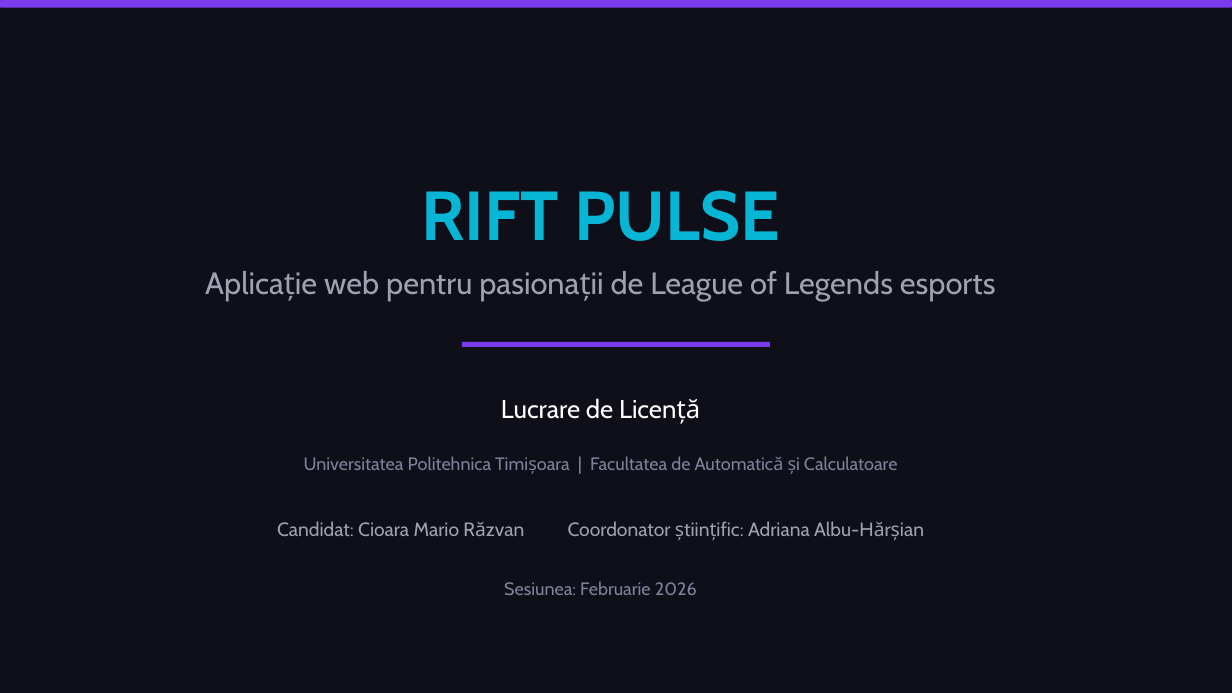
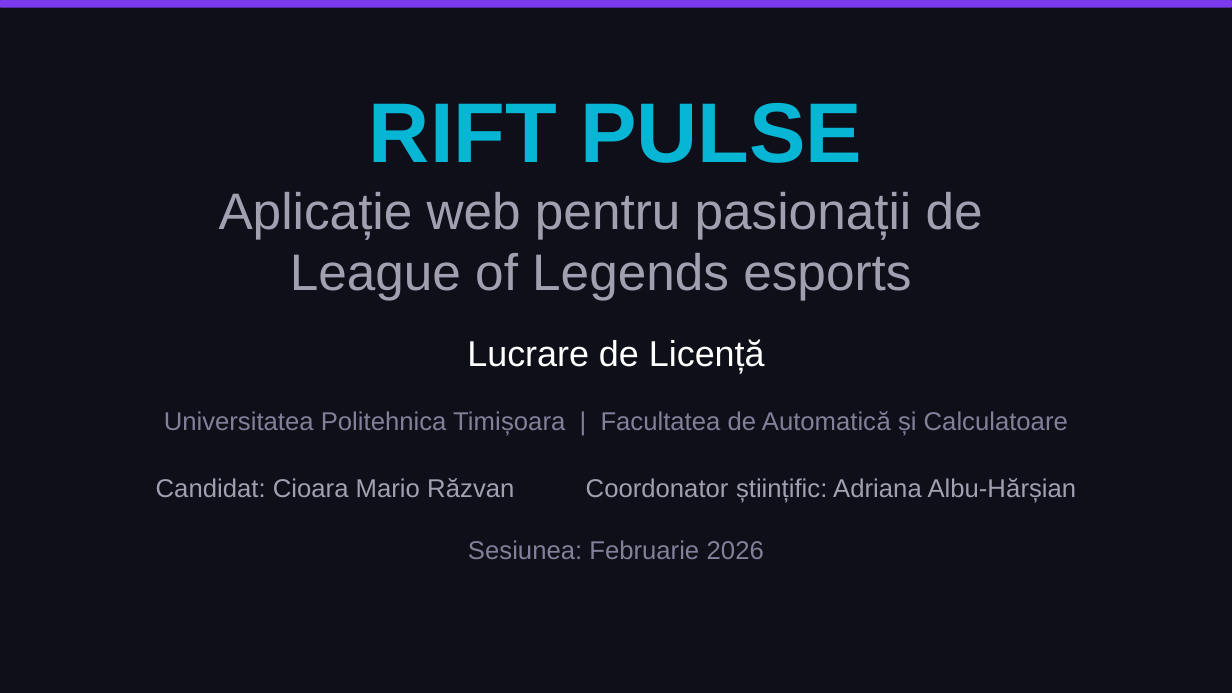
Before and after one commit to MarioCioara/licenta, a slide deck: slide 1 of Cioara_Mario_Prezentare_AIA_Licenta.pptx. Drawn at 1232x693 pixels with LibreOffice and Linux fonts; fonts in the diff are those of the drawing. Boxes give left, top, right and bottom in pixels: in the first picture for what was removed or moved away, otherwise in the second. Text is boxed around its words. In the diff, an @@ line names an element or a change of style, - is before the commit and + after.

```diff
--- a/Cioara_Mario_Prezentare_AIA_Licenta.pptx
+++ b/Cioara_Mario_Prezentare_AIA_Licenta.pptx
@@ text "RIFT PULSE": place and size @@
-text "RIFT PULSE" at <box>421,190,780,241</box>
+text "RIFT PULSE" at <box>369,103,862,163</box>
@@ text "RIFT PULSE" at <box>369,103,862,163</box>: size 54 to 66 pt, font Cabin to Arial @@
@@ text "Aplicație web pentru pasionații de ...": place and size @@
-text "Aplicație web pentru pasionații de ..." at <box>324,271,996,300</box>
+text "Aplicație web pentru pasionații de ..." at <box>219,192,983,301</box>
@@ text "Aplicație web pentru pasionații de ..." at <box>219,192,983,301</box>: size 24 to 40 pt, font Cabin to Arial @@
@@ text "Lucrare de Licență": place and size @@
-text "Lucrare de Licență" at <box>501,398,700,424</box>
+text "Lucrare de Licență" at <box>467,339,765,373</box>
@@ text "Lucrare de Licență" at <box>467,339,765,373</box>: size 20 to 28 pt, font Cabin to Arial @@
@@ rectangle removed at <box>462,342,770,348</box> @@
@@ text "Universitatea Politehnica Timișoara | Facultatea ..." at <box>164,411,1068,436</box>: size 14 to 20 pt, font Cabin to Arial @@
@@ text "Universitatea Politehnica Timișoara | Facultatea ...": place and size @@
-text "Universitatea Politehnica Timișoara | Facultatea ..." at <box>304,456,897,474</box>
+text "Universitatea Politehnica Timișoara | Facultatea ..." at <box>164,411,1068,436</box>
@@ text "Candidat: Cioara Mario Răzvan Coordonator ...": place and size @@
-text "Candidat: Cioara Mario Răzvan Coordonator ..." at <box>277,521,924,540</box>
+text "Candidat: Cioara Mario Răzvan Coordonator ..." at <box>156,478,1077,503</box>
@@ text "Candidat: Cioara Mario Răzvan Coordonator ..." at <box>156,478,1077,503</box>: size 15 to 20 pt, font Cabin to Arial @@
@@ text "Sesiunea: Februarie 2026": place and size @@
-text "Sesiunea: Februarie 2026" at <box>504,581,697,595</box>
+text "Sesiunea: Februarie 2026" at <box>468,540,764,559</box>
@@ text "Sesiunea: Februarie 2026" at <box>468,540,764,559</box>: size 14 to 20 pt, font Cabin to Arial @@
```
Also in this commit, not shown: 7 other slides changed.
